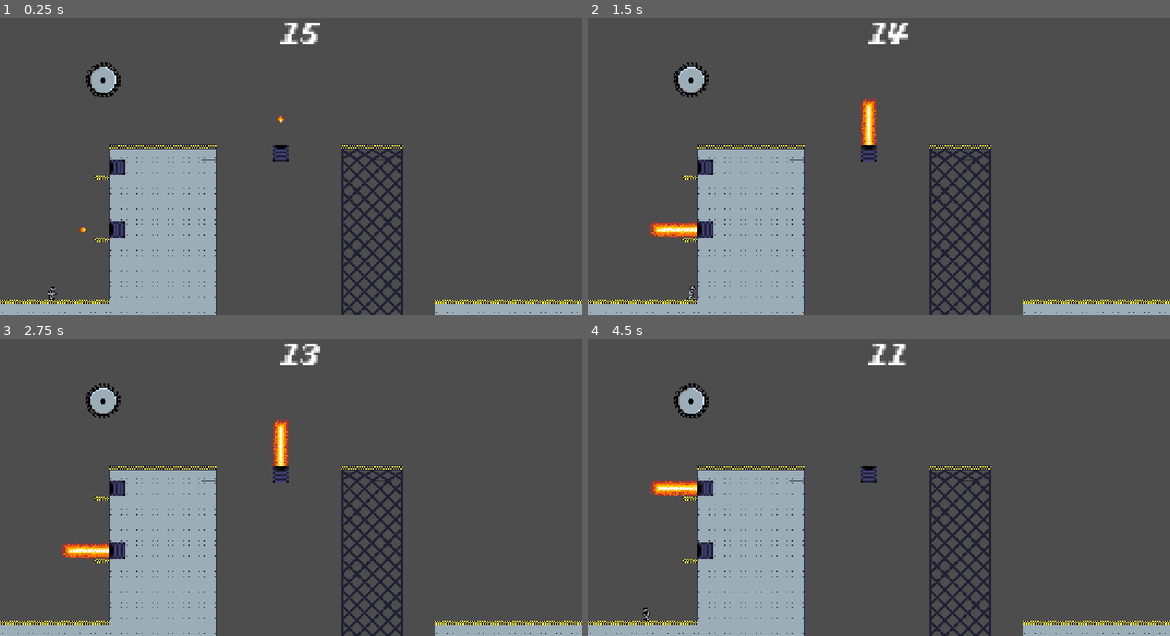
Above: before the commit, frames 1-4 (two rows, left to right).
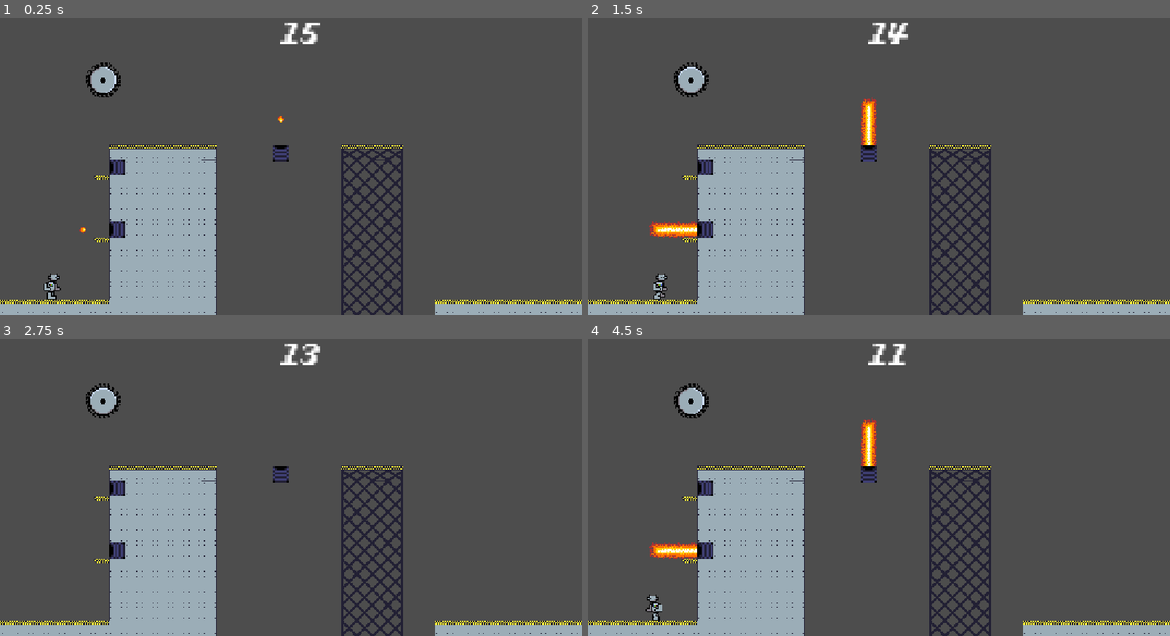
Above: after the commit, the same moments.

Repository: Gamnraa/GMTK2026
Game: Godot game, scene res://MainScene.tscn
The game is run twice, just before and just after one commit, with the same random seed, the same clock (stepped at 60 frames per second) and the same inputs. The engine's default icon, where the game draws it, is replaced by a stand-in: a white triangle on a blue panel in a dark square.
Inputs:
- Up to frame 1 (0.25 s): no input
- Up to frame 2 (1.5 s): tap Enter (ui_accept) at 0.5 s; hold Space (jump) 0.53-1.28 s; hold D (right) from 0.53 s (still down); tap S (ground_pound) at 1.35 s
- Up to frame 3 (2.75 s): tap Space (jump) at 1.52, 1.55, 1.82 s; release D (right) at 2.03 s; hold A (left) from 2.03 s (still down); hold Space (jump) from 2.03 s (still down)
- Up to frame 4 (4.5 s): release A (left) at 2.78 s; release Space (jump) at 2.78 s; hold D (right) 2.78-4.28 s; tap S (ground_pound) at 2.85, 4.35 s; tap Space (jump) at 3.02, 3.05, 3.32 s; hold Space (jump) 3.53-4.28 s; hold A (left) from 4.28 s (still down)

The runs differ from the first frame. In frame 1, 0.1% of the frame differs, in the area x 7-11%, y 86-95%; in frame 2, 0.2%; in frame 3, 1.0%; in frame 4, 1.6%, in the area x 9-50%, y 26-95%.

Commit message:
Update stats

Diff:
--- a/gmtk-2026/Nodes/Fire.tscn
+++ b/gmtk-2026/Nodes/Fire.tscn
@@ -86,11 +86,11 @@
 shape = SubResource("RectangleShape2D_0lhij")
 
 [node name="Cooldown" type="Timer" parent="." unique_id=819237815]
-wait_time = 2.0
+wait_time = 1.9
 one_shot = true
 
 [node name="Active" type="Timer" parent="." unique_id=611703665]
-wait_time = 3.0
+wait_time = 0.8
 one_shot = true
 
 [connection signal="body_entered" from="Area2D" to="." method="_on_area_2d_body_entered"]
--- a/gmtk-2026/Nodes/Player.tscn
+++ b/gmtk-2026/Nodes/Player.tscn
@@ -81,7 +81,6 @@
 }
 
 [node name="Player" type="CharacterBody2D" unique_id=1289754895]
-scale = Vector2(0.5, 0.5)
 script = ExtResource("1_bkgf5")
 
 [node name="CollisionShape2D" type="CollisionShape2D" parent="." unique_id=997174621]
--- a/gmtk-2026/Scripts/Player.gd
+++ b/gmtk-2026/Scripts/Player.gd
@@ -1,9 +1,9 @@
 extends CharacterBody2D
 var max_speed = 150
-var ground_speed = 580
+var ground_speed = 380
 var air_speed = 360
-var accel = 210
-var jump_force = 892.4
+var accel = 110
+var jump_force = 662.4
 
 var coyote_timer = 5
 var coyote_timer_max = 5
